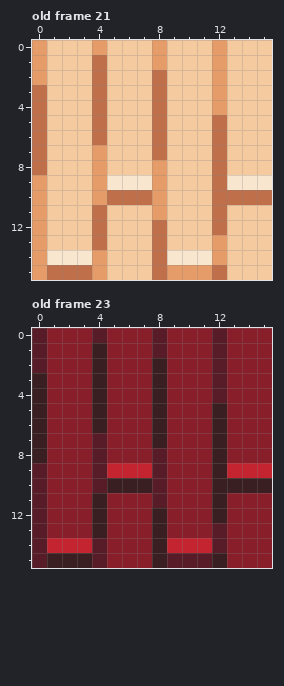
Edited in one commit: pixel-art file (Assets/tiles/Floor Tiles.ase). Above, as it was before the edit.
16x16 pixels, 37 frames. Colours within 5 levels of each other are drawn and written as one. Shown: old frame 21, old frame 23. The commit also changed other frames, which this record leaves out.
Once edited:
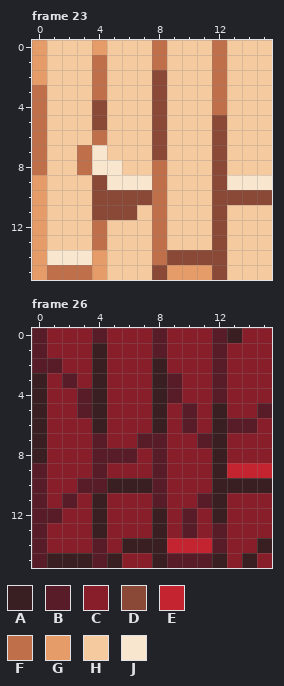
Palette (. is transparent): A #391f21  B #571c27  C #891e2b  D #8a4836  E #c42430  F #bf6f4a  G #e69c69  H #f6ca9f  J #f9e6cf
A new or re-ordered frame is compared with the old frame closest to it.
From old to new:
frames 37 -> 43
Frame 23 is new; against old frame 21:
Colour D replaces colour F in rows 2 to 3 at x 8; in row 4 at x 4 and 8; in row 5 at x 4, 8 and 12; in rows 6 to 7 at x 8 and 12; in rows 8 to 9 at x 12; in row 10 at x 5 to 7 and 12 to 15.
Colour D replaces colour F in row 11 at x 4 and 12; in row 12 at x 12; in row 15 at x 8 and 12.
Colour D replaces colour G in rows 9 to 10 at x 4; in rows 13 to 14 at x 12.
Colour D replaces colour H in row 11 at x 5 to 6.
Colour D replaces colour J in row 14 at x 9 to 11.
Colour F replaces colour G in rows 0 to 1 at x 8 and 12; in rows 2 to 4 at x 12; in rows 8 to 11 at x 8.
Colour F replaces colour H in rows 7 to 8 at x 3.
Colour J replaces colour G in rows 7 to 8 at x 4.
Colour J replaces colour H in row 8 at x 5.
Frame 26 is new; against old frame 23:
Colour A replaces colour C in row 0 at x 13; in row 14 at x 6 to 7 and 15; in row 15 at x 5 and 14.
Colour B replaces colour A in row 7 at x 8.
Colour B replaces colour C in row 2 at x 1; in row 3 at x 2 and 9; in row 4 at x 3 and 9; in row 5 at x 3, 10 and 15; in row 6 at x 10 and 13 to 14; in row 7 at x 7 and 11.
Colour B replaces colour C in row 8 at x 5 to 6; in row 10 at x 3; in row 11 at x 2 and 11; in row 12 at x 1 and 10; in row 13 at x 10.
Colour C replaces colour E in row 9 at x 5 to 7; in row 14 at x 1 to 3.
Boxes around the changes in both pictures, in picture pixels (x1, y1, x2, y2):
changed: (77, 40, 272, 280)
changed: (47, 328, 272, 568)
